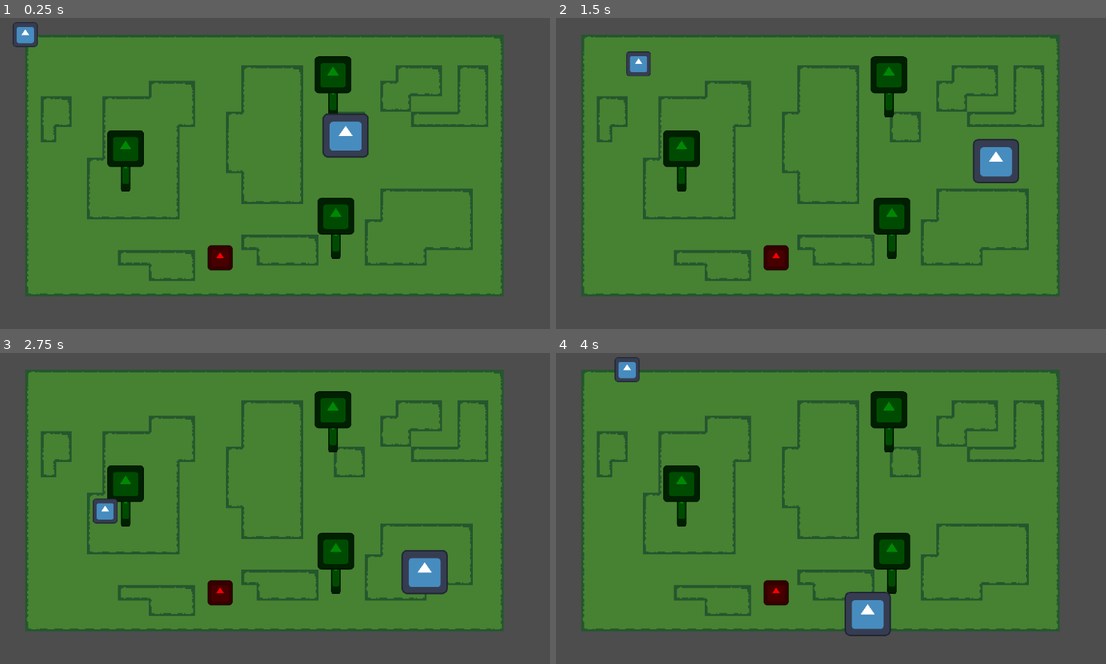
Above: before the commit, frames 1-4 (two rows, left to right).
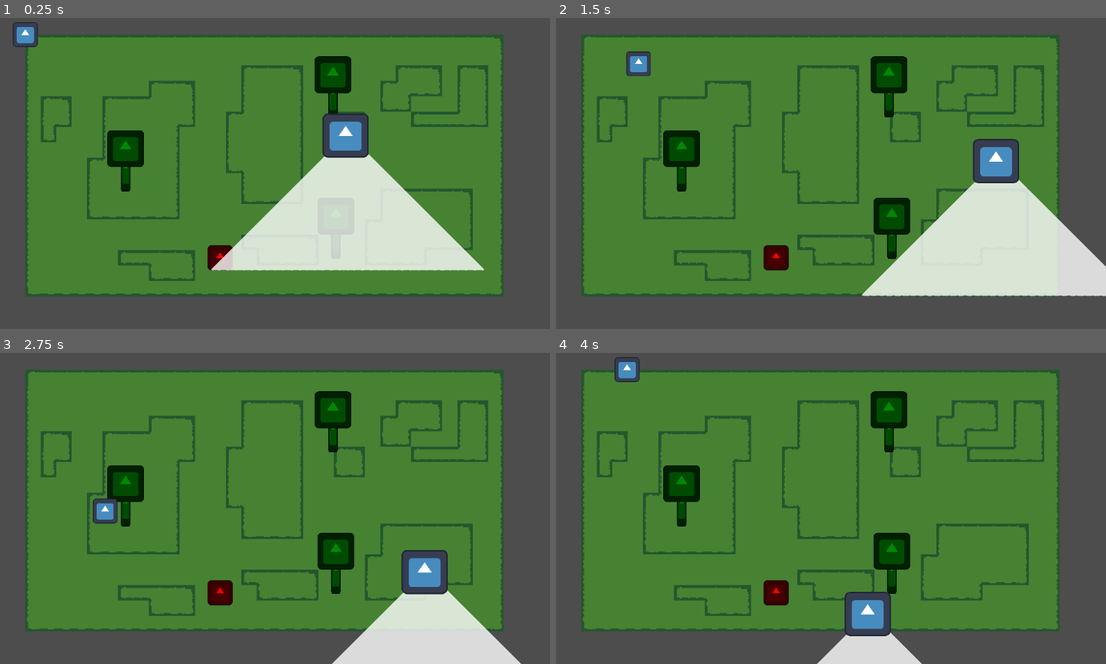
Above: after the commit, the same moments.

Repository: mjingeaux/SilentHarvest-8INF960
Game: Godot game, scene res://gameplay/game_manager.tscn
The game is run twice, just before and just after one commit, with the same random seed, the same clock (stepped at 60 frames per second) and the same inputs. The engine's default icon, where the game draws it, is replaced by a stand-in: a white triangle on a blue panel in a dark square.
Inputs:
- Up to frame 1 (0.25 s): no input
- Up to frame 2 (1.5 s): hold D (right) 0.53-1.28 s; hold Shift (crouch) 0.53-1.28 s; hold S (down) from 1.28 s (still down); tap Shift (crouch) at 1.35 s
- Up to frame 3 (2.75 s): release S (down) at 2.03 s; hold D (right) from 2.03 s (still down); hold Shift (crouch) from 2.03 s (still down)
- Up to frame 4 (4 s): release D (right) at 2.78 s; release Shift (crouch) at 2.78 s; hold W (up) 2.78-3.53 s; tap Shift (crouch) at 2.85 s; hold Left (left) from 3.53 s (still down); hold Shift (crouch) from 3.53 s (still down)

The runs differ from the first frame. In frame 1, 11% of the frame differs, in the area x 38-88%, y 43-82%; in frame 2, 10%; in frame 3, 4.9%; in frame 4, 1.3%.

Commit message:
temporary image for enemy vision

Diff:
--- a/silentharvest/gameplay/entities/enemies/HumanEnemy.tscn
+++ b/silentharvest/gameplay/entities/enemies/HumanEnemy.tscn
@@ -1,10 +1,11 @@
-[gd_scene load_steps=8 format=3 uid="uid://cs1plvef6f8u1"]
+[gd_scene load_steps=9 format=3 uid="uid://cs1plvef6f8u1"]
 
 [ext_resource type="Texture2D" uid="uid://4oxrymhiy31k" path="res://icon.svg" id="1_t3s2h"]
 [ext_resource type="Script" path="res://gameplay/entities/enemies/human_enemy.gd" id="1_xs7d5"]
 [ext_resource type="Script" path="res://gameplay/entities/enemies/enemy_state_machine.gd" id="3_ym6pk"]
 [ext_resource type="Script" path="res://gameplay/entities/enemies/states/enemy_state_idle.gd" id="4_mrbuv"]
 [ext_resource type="Script" path="res://gameplay/entities/enemies/states/enemy_state_chase.gd" id="5_cki7o"]
+[ext_resource type="Texture2D" uid="uid://qc7thoqo4onh" path="res://assets/rangeVisualizer.png" id="6_78c51"]
 [ext_resource type="PackedScene" uid="uid://dh01ugaralit0" path="res://gameplay/entities/enemies/VisionArea.tscn" id="6_c8emu"]
 
 [sub_resource type="RectangleShape2D" id="RectangleShape2D_wd6u1"]
@@ -16,10 +17,6 @@
 [node name="CollisionShape2D" type="CollisionShape2D" parent="."]
 position = Vector2(0, 18.5)
 shape = SubResource("RectangleShape2D_wd6u1")
-
-[node name="Sprite2D" type="Sprite2D" parent="."]
-scale = Vector2(0.375, 0.359375)
-texture = ExtResource("1_t3s2h")
 
 [node name="EnemyStateMachine" type="Node" parent="."]
 script = ExtResource("3_ym6pk")
@@ -39,7 +36,16 @@
 [node name="CollisionPolygon2D" type="CollisionPolygon2D" parent="VisionArea"]
 polygon = PackedVector2Array(-16, 0, 16, 0, 128, 128, -128, 128)
 
+[node name="RangeVisualizer" type="Sprite2D" parent="VisionArea/CollisionPolygon2D"]
+position = Vector2(3.8147e-06, 129)
+rotation = 0.785398
+texture = ExtResource("6_78c51")
+
 [node name="POI_Timer_TEMP" type="Timer" parent="."]
 one_shot = true
 
+[node name="Sprite2D" type="Sprite2D" parent="."]
+scale = Vector2(0.375, 0.359375)
+texture = ExtResource("1_t3s2h")
+
 [connection signal="timeout" from="POI_Timer_TEMP" to="." method="_on_poi_timer_temp_timeout"]
Binary file added: silentharvest/assets/rangeVisualizer.png
Not shown, added: silentharvest/assets/rangeVisualizer.png.import
